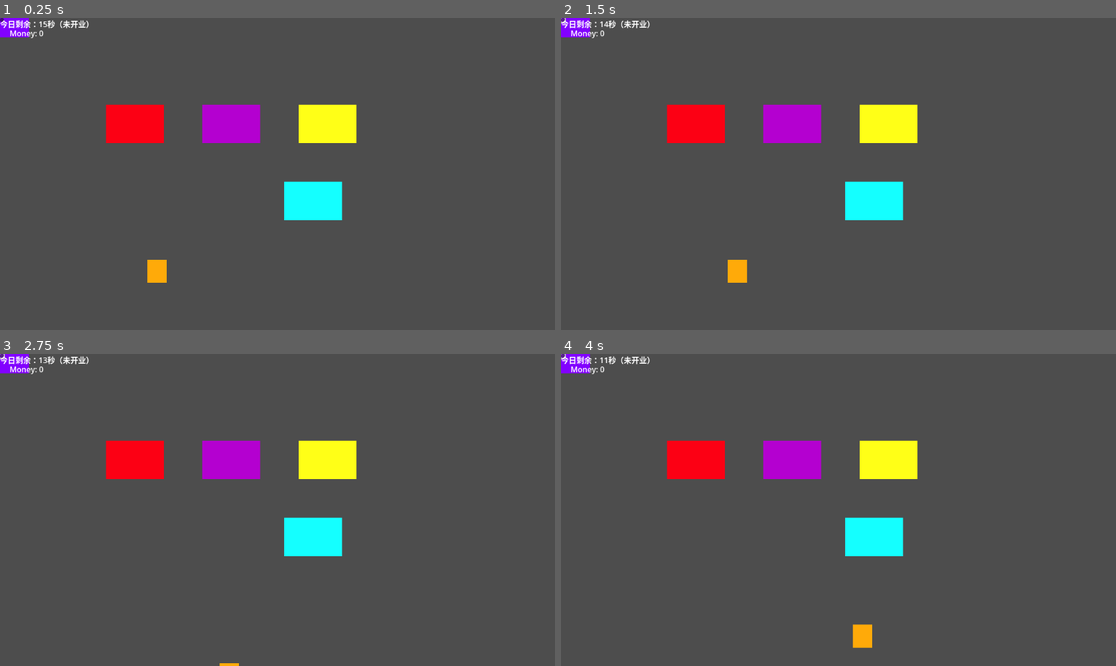
Above: before the commit, frames 1-4 (two rows, left to right).
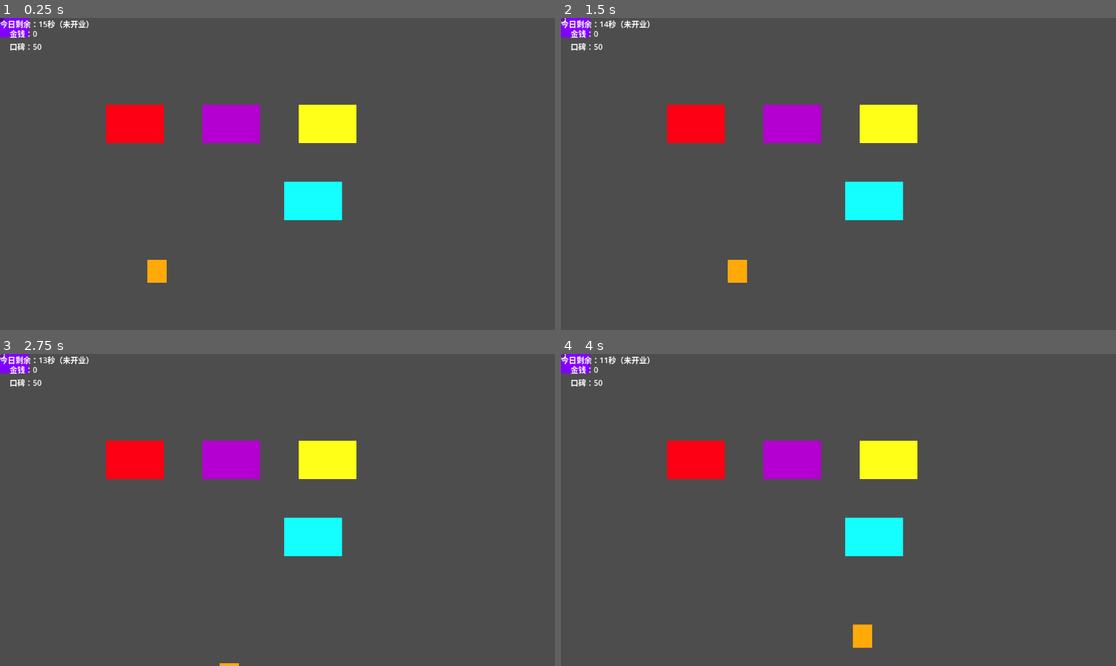
Above: after the commit, the same moments.

Repository: lcy2333orz-crypto/midemalatang
Game: Godot game, scene res://main.tscn
Two runs of this game, one before a commit and one after it. Both use one fixed random seed, a clock stepped at 60 frames per second and the inputs below. The project has no main scene, so this scene is started directly.
Inputs (mouse positions are in pixels of both pictures, inside the frame that each line leads up to):
- Up to frame 1 (0.25 s): no input
- Up to frame 2 (1.5 s): click (561, 21) at 0.5 s; tap Enter at 1.25 s; hold Right (ui_right) from 1.28 s (still down); hold E (interact) from 1.28 s (still down)
- Up to frame 3 (2.75 s): release Right (ui_right) at 2.03 s; release E (interact) at 2.03 s; hold Down (ui_down) from 2.03 s (still down); tap R (round_summary) at 2.1 s
- Up to frame 4 (4 s): release Down (ui_down) at 2.78 s; hold Right (ui_right) 2.78-3.53 s; hold T (toggle_business) 2.78-3.53 s; tap Space at 3.5 s; hold Up (ui_up) from 3.53 s (still down); tap E (interact) at 3.6 s

The runs differ from the first frame. In frame 1, 0.2% of the frame differs, in the area x 1-8%, y 3-11%; in frame 2, 0.2%; in frame 3, 0.2%; in frame 4, 0.2%.

Commit message:
特殊客人可视化

Diff:
--- a/customer.gd
+++ b/customer.gd
@@ -383,8 +383,69 @@
 	special_customer_name = display_name
 	special_result_recorded = false
 
+	modulate = Color(1.0, 0.92, 0.65, 1.0)
+
+	_create_or_update_special_badge()
+
+	print("This customer is SPECIAL: ", get_customer_display_name(), " / type: ", get_customer_type())
+
 func clear_special_customer() -> void:
 	is_special_customer = false
 	special_customer_type = ""
 	special_customer_name = ""
 	special_result_recorded = false
+
+	modulate = Color(1.0, 1.0, 1.0, 1.0)
+
+	var badge = get_node_or_null("SpecialBadgeLabel")
+	if badge:
+		badge.queue_free()
+
+func _create_or_update_special_badge() -> void:
+	var badge = get_node_or_null("SpecialBadgeLabel")
+
+	if badge == null:
+		badge = Label.new()
+		badge.name = "SpecialBadgeLabel"
+		add_child(badge)
+
+	badge.text = "★ %s" % special_customer_name
+	badge.position = Vector2(-28, -52)
+	badge.horizontal_alignment = HORIZONTAL_ALIGNMENT_CENTER
+	badge.vertical_alignment = VERTICAL_ALIGNMENT_CENTER
+	badge.size = Vector2(56, 20)
+	badge.z_index = 20
+
+	badge.add_theme_font_size_override("font_size", 13)
+	badge.add_theme_color_override("font_color", Color(1.0, 0.95, 0.35, 1.0))
+	badge.add_theme_color_override("font_shadow_color", Color(0.0, 0.0, 0.0, 0.85))
+	badge.add_theme_constant_override("shadow_offset_x", 1)
+	badge.add_theme_constant_override("shadow_offset_y", 1)
+
+	badge.visible = true
+
+func get_customer_group() -> String:
+	if is_special_customer:
+		return "special"
+
+	return "normal"
+
+
+func get_customer_type() -> String:
+	if is_special_customer:
+		if special_customer_type != "":
+			return special_customer_type
+
+		return "special_unknown"
+
+	return "normal_default"
+
+
+func get_customer_display_name() -> String:
+	if is_special_customer:
+		if special_customer_name != "":
+			return special_customer_name
+
+		return "特殊客人"
+
+	return "普通客人"
--- a/game_manager.gd
+++ b/game_manager.gd
@@ -498,9 +498,21 @@
 	})
 
 func handle_customer_order_completed(customer: Node) -> void:
+	if customer == null or not is_instance_valid(customer):
+		return
+
+	var delta := get_reputation_delta_for_customer(customer, "served")
+	change_shop_reputation(delta, "%s served" % get_customer_group(customer))
+
 	record_special_customer_result(customer, "good")
 
 func handle_customer_patience_timeout(customer: Node) -> void:
+	if customer == null or not is_instance_valid(customer):
+		return
+
+	var delta := get_reputation_delta_for_customer(customer, "failed")
+	change_shop_reputation(delta, "%s patience timeout" % get_customer_group(customer))
+
 	record_special_customer_result(customer, "bad")
 
 func get_counter_customer() -> Node:
@@ -683,6 +695,19 @@
 
 	print("Customer paid and is now waiting for food.")
 	return "waiting_delivery"
+
+func refresh_money_and_reputation_ui() -> void:
+	var game_ui = get_tree().get_first_node_in_group("game_ui")
+	if game_ui:
+		game_ui.update_money(money)
+
+func change_shop_reputation(delta: int, reason: String = "") -> void:
+	var old_value: int = RunSetupData.shop_reputation
+	RunSetupData.shop_reputation = clamp(RunSetupData.shop_reputation + delta, 0, 100)
+
+	print("Reputation changed: ", old_value, " -> ", RunSetupData.shop_reputation, " | delta: ", delta, " | reason: ", reason)
+
+	refresh_money_and_reputation_ui()
 
 func complete_delivery_for_customer(customer: Node) -> bool:
 	if customer == null or not is_instance_valid(customer):
@@ -775,16 +800,59 @@
 	if customer == null or not is_instance_valid(customer):
 		return
 
-	var game_ui = get_tree().get_first_node_in_group("game_ui")
-	if game_ui:
-		game_ui.hide_order()
+	var delta := get_reputation_delta_for_customer(customer, "failed")
+	change_shop_reputation(delta, "%s rejected before checkout" % get_customer_group(customer))
 
 	var exit_point = get_tree().get_first_node_in_group("exit_point")
 	if exit_point:
 		customer.go_to_exit(exit_point.global_position)
 
 	release_counter_customer(customer)
+
 	print("Customer leaves before checkout.")
+
+func get_customer_group(customer: Node) -> String:
+	if customer == null or not is_instance_valid(customer):
+		return "invalid"
+
+	if customer.has_method("get_customer_group"):
+		return customer.get_customer_group()
+
+	if bool(customer.get("is_special_customer")):
+		return "special"
+
+	return "normal"
+
+func get_customer_type(customer: Node) -> String:
+	if customer == null or not is_instance_valid(customer):
+		return "invalid"
+
+	if customer.has_method("get_customer_type"):
+		return customer.get_customer_type()
+
+	if bool(customer.get("is_special_customer")):
+		return str(customer.get("special_customer_type"))
+
+	return "normal_default"
+
+func get_reputation_delta_for_customer(customer: Node, event_name: String) -> int:
+	var group := get_customer_group(customer)
+	var customer_type := get_customer_type(customer)
+
+	if event_name == "served":
+		if group == "special":
+			return 3
+
+		return 1
+
+	if event_name == "failed":
+		if group == "special":
+			return -5
+
+		return -2
+
+	print("Unknown reputation event: ", event_name, " | group: ", group, " | type: ", customer_type)
+	return 0
 
 func resolve_price_reaction(_customer: Node, _quoted_price: int, _true_price: int) -> String:
 	# 先留接口：以后在这里接“多收费 / 少收费 / 顾客性格 / 卡牌Buff”
--- a/run_setup_data.gd
+++ b/run_setup_data.gd
@@ -1,10 +1,8 @@
 extends Node
 
-var active_effects: Array = []
 var selected_stage_id: String = ""
 var selected_difficulty_days: int = 7
 
-# 主场景开局时使用的默认站点布局
 var station_layout: Dictionary = {
 	"counter": "",
 	"delivery": "",
@@ -14,13 +12,11 @@
 	"emergency_shop": ""
 }
 
-# 给未来“本局规则”预留，但当前不要在主逻辑里到处分叉使用
 var run_modifiers: Dictionary = {
 	"allow_pre_open_waiting_customers": false,
 	"lock_station_layout": false
 }
 
-# ===== 一整轮（多天）运行数据 =====
 var current_day_in_run: int = 1
 var total_days_in_run: int = 7
 
@@ -30,25 +26,15 @@
 var current_raw_stock: Dictionary = {}
 var current_cooked_stock: Dictionary = {}
 
-# ===== 夜间系统 / 特殊顾客接口 =====
-# 未来可由别处提前写入“今天计划出现的特殊顾客”
-# 当前允许为空；为空就代表今天没有真正进入主循环的特殊顾客
 var current_day_special_spawn_plan: Array = []
-
-# 按“服务结束顺序”记录的当天特殊顾客结算结果
-# 例如：
-# [
-#   {"type": "mouse", "name": "老鼠", "result": "good"},
-#   {"type": "cow", "name": "牛", "result": "bad"}
-# ]
 var today_special_customer_results: Array = []
-
-# 当天实际生成给夜间页面读取的队列
 var generated_night_queue: Array = []
 
-# settlement_view_mode:
-# "day" = 今日结算
-# "run" = 本轮结算
+var active_effects: Array = []
+
+# 店铺口碑，范围 0~100
+var shop_reputation: int = 50
+
 var settlement_view_mode: String = "day"
 
 var last_day_summary: Dictionary = {}
@@ -84,7 +70,9 @@
 	current_day_special_spawn_plan = []
 	today_special_customer_results = []
 	generated_night_queue = []
+
 	active_effects = []
+	shop_reputation = 50
 
 	settlement_view_mode = "day"
 	last_day_summary = {}
--- a/ui_layer.gd
+++ b/ui_layer.gd
@@ -36,8 +36,11 @@
 	hide_patience()
 	hide_pending_orders()
 
-func update_money(amount: int) -> void:
-	money_label.text = TextDB.get_text("UI_MONEY") % amount
+func update_money(value: int) -> void:
+	money_label.text = "金钱：%d\n口碑：%d" % [
+		value,
+		RunSetupData.shop_reputation
+	]
 
 func show_order(order_name: String, main_food: String, ingredients_text: String) -> void:
 	order_panel.visible = true
